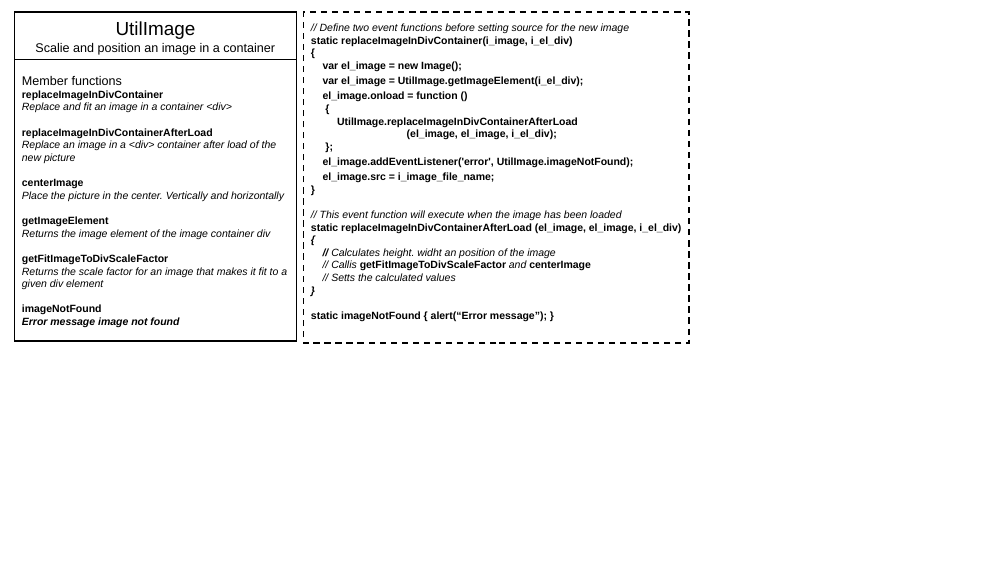
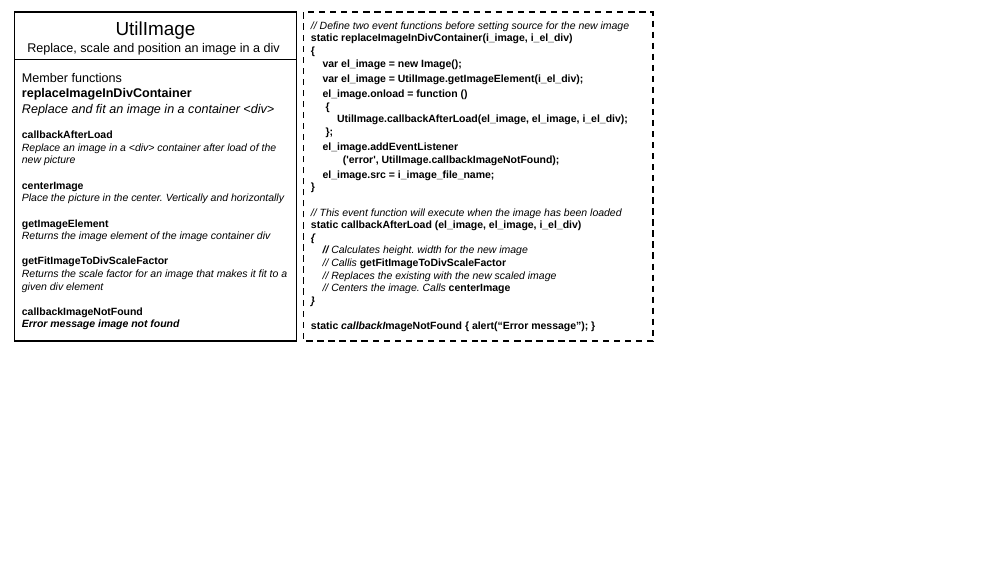
Before and after one commit to JazzLiveAarau/WwwUtils, a slide deck: slide 3 of Description/Utils.pptx. Drawn at 1008x567 pixels with LibreOffice and Linux fonts; fonts in the diff are those of the drawing. Boxes give left, top, right and bottom in pixels: in the first picture for what was removed or moved away, otherwise in the second. Text is boxed around its words. In the diff, an @@ line names an element or a change of style, - is before the commit and + after.

Commit message:
Improvement and description UtilImage

```diff
--- a/Description/Utils.pptx
+++ b/Description/Utils.pptx
@@ rectangle "// Define two event functions ...": place and size @@
-rectangle "// Define two event functions ..." at <box>304,12,690,343</box>
+rectangle "// Define two event functions ..." at <box>304,12,653,341</box>
@@ text in rectangle at <box>27,43,280,55</box>: text changed @@
-Scalie and position an image in a container
+Replace, scale and position an image in a div
@@ text in rectangle at <box>22,88,274,116</box>: size 10 to 12 pt in "replaceImageInDivContainer", "Replace and fit an image in a ..." @@
@@ text in rectangle at <box>337,114,628,125</box>: text changed @@
-UtilImage.replaceImageInDivContainerAfterLoad
-(el_image, el_image, i_el_div);
+UtilImage.callbackAfterLoad(el_image, el_image, i_el_div);
@@ text in rectangle at <box>22,130,113,138</box>: text changed @@
-replaceImageInDivContainerAfterLoad
+callbackAfterLoad
@@ text in rectangle at <box>323,142,560,166</box>: text changed @@
-el_image.addEventListener('error', UtilImage.imageNotFound);
+el_image.addEventListener
+('error', UtilImage.callbackImageNotFound);
@@ text in rectangle at <box>311,220,582,231</box>: text changed @@
-static replaceImageInDivContainerAfterLoad (el_image, el_image, i_el_div)
+static callbackAfterLoad (el_image, el_image, i_el_div)
@@ text in rectangle at <box>331,245,557,293</box>: text changed @@
-// Calculates height. widht an position of the image
-// Callis getFitImageToDivScaleFactor and centerImage
-// Setts the calculated values
+// Calculates height. width for the new image
+// Callis getFitImageToDivScaleFactor
+// Replaces the existing with the new scaled image
+// Centers the image. Calls centerImage
@@ text in rectangle at <box>22,307,143,317</box>: text changed @@
-imageNotFound
+callbackImageNotFound
@@ text in rectangle at <box>311,321,588,332</box>: text changed @@
-static imageNotFound { alert(“Error message”); }
+static callbackImageNotFound { alert(“Error message”); }
```
Also in this commit, not shown: 2 other files.
